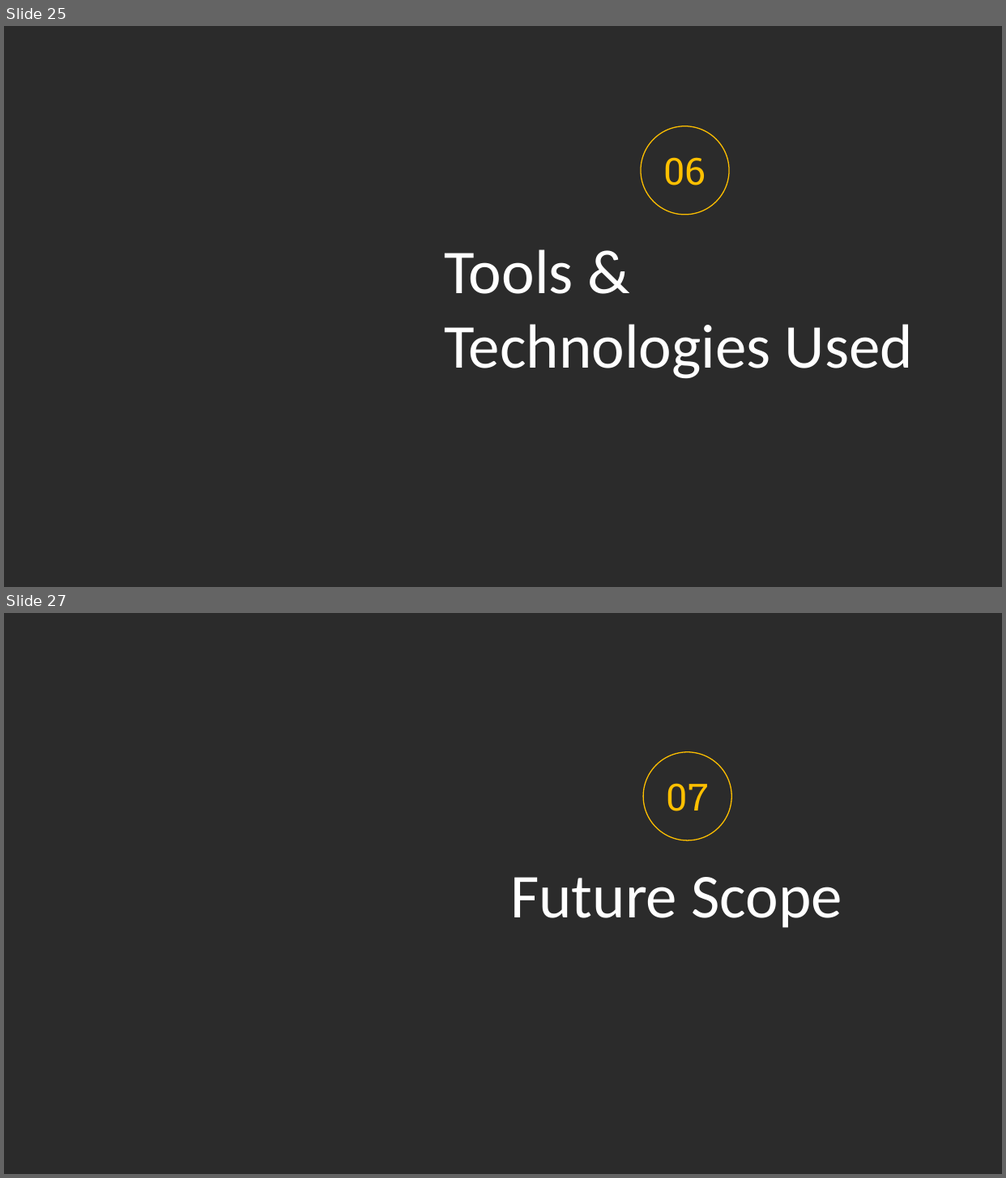
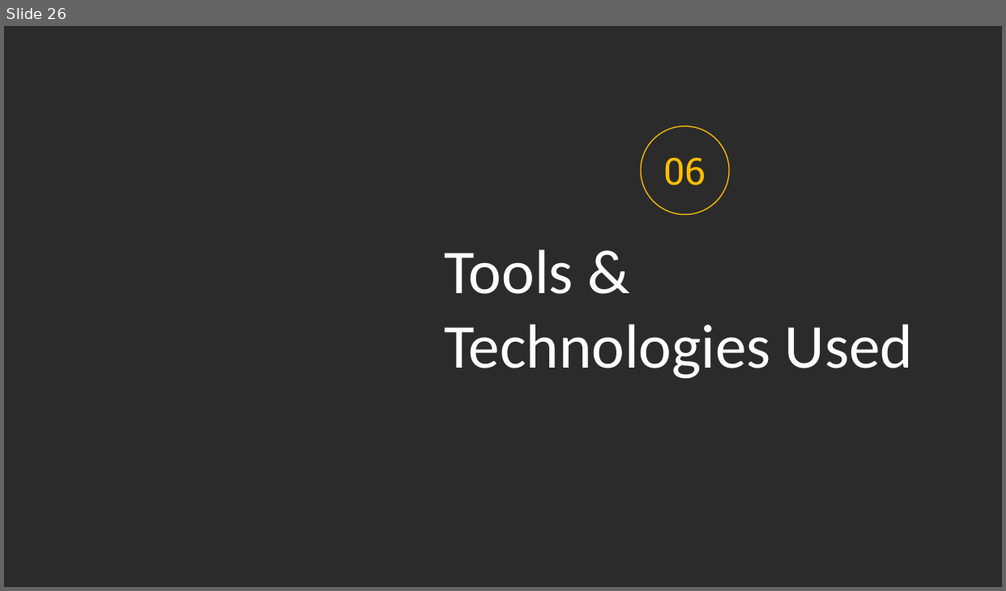
Before and after one commit to prafullwahatule/BI-Amazon-Sale-Report, a slide deck: Report/Amazon Sales Report.pptx. Shown one above the other, each under a label of ours: slides 25 and 27 before the commit, slide 26 after it; the slides between them are not shown. The pictures are 1006x1178 and 1006x591 pixels, drawn with LibreOffice and Linux fonts; fonts in the diff are those of the drawing; background and template pictures are left out; a plain dark background stands for a picture behind light text. Boxes give left, top, right and bottom in pixels: in the first picture for what was removed or moved away, otherwise in the second. Text is boxed around its words. In the diff, an @@ line names an element or a change of style, - is before the commit and + after.

```diff
--- a/Report/Amazon Sales Report.pptx
+++ b/Report/Amazon Sales Report.pptx
@@ slide 27 removed at (4, 613, 1002, 1174), background picture (left out) @@
@@ ellipse removed at (643, 752, 731, 841) @@
-07
@@ text removed at (510, 877, 842, 928) @@
-Future Scope
@@ what was slide 25 is now slide 26 @@
```
Also in this commit, not shown: 2 slides changed, 4 slides added, 3 other slides removed.
